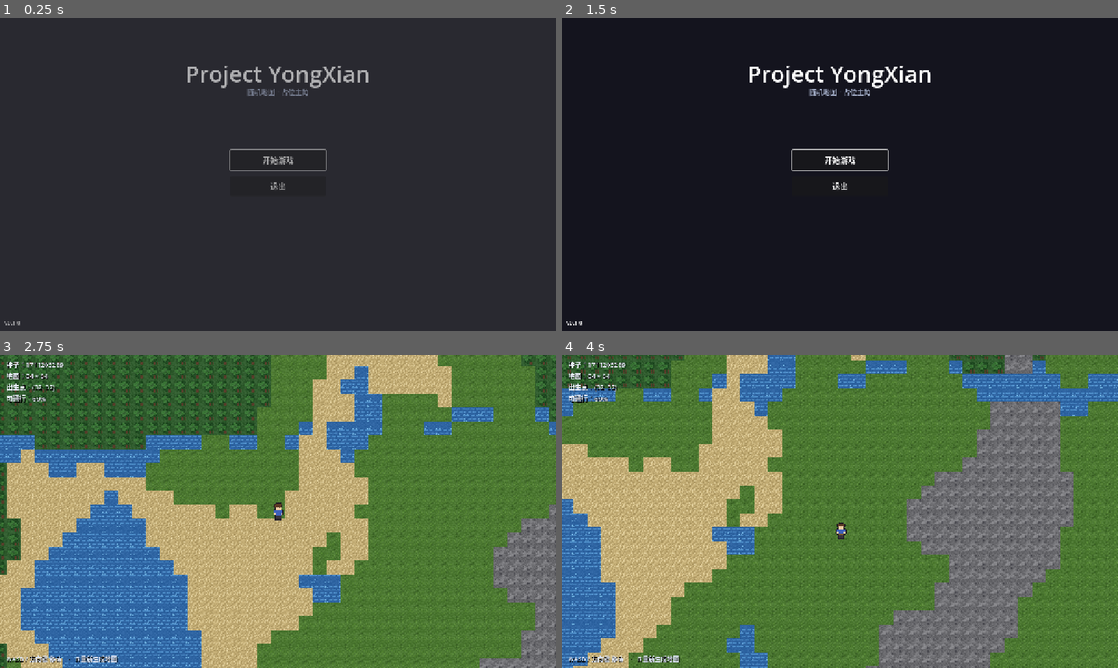
Above: before the commit, frames 1-4 (two rows, left to right).
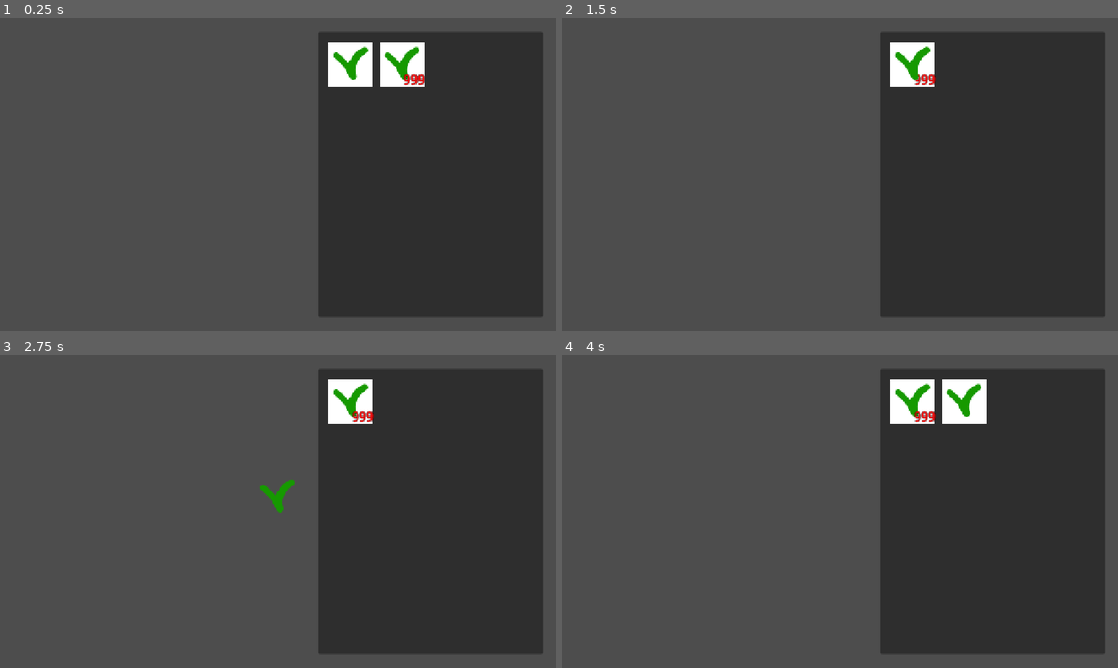
Above: after the commit, the same moments.

Repository: tabew/Project_YongXian
Game: Godot game, scene res://test/test.tscn
The game is run twice, just before and just after one commit, with the same random seed, the same clock (stepped at 60 frames per second) and the same inputs. Before the commit the project starts from res://scenes/menus/main_menu.tscn.
Inputs (mouse positions are in pixels of both pictures, inside the frame that each line leads up to):
- Up to frame 1 (0.25 s): no input
- Up to frame 2 (1.5 s): click (990, 174) at 0.52 s; click (912, 64) at 1.27 s
- Up to frame 3 (2.75 s): click (278, 495) at 2 s, where only the run before the commit has a clickable "开始游戏"
- Up to frame 4 (4 s): move the mouse to (962, 495) at 2.77 s; hold D (move_right) 2.78-3.53 s; click (962, 495) at 2.92 s; move the mouse to (728, 527) at 3.52 s; hold S (move_down) from 3.53 s (still down); click (728, 527) at 3.67 s

The runs differ from the first frame. In frame 1, 65% of the frame differs, in the area x 0-100%, y 0-100%; in frame 2, 100%; in frame 3, 98%; in frame 4, 100%.

Commit message:
加入背包管理，物品数据，材料数据脚本

Diff:
--- a/project.godot
+++ b/project.godot
@@ -13,7 +13,7 @@
 config/name="Project YongXian"
 config/description="使用 Godot 开发的游戏项目。"
 config/version="0.1.0"
-run/main_scene="res://scenes/menus/main_menu.tscn"
+run/main_scene="uid://biogohyf72s1a"
 config/features=PackedStringArray("4.7", "Forward Plus")
 config/icon="res://icon.svg"
 
@@ -30,11 +30,19 @@
 window/stretch/mode="canvas_items"
 window/stretch/aspect="expand"
 
+[dotnet]
+
+project/assembly_name="Project YongXian"
+
 [gdscript]
 
 warnings/untyped_declaration=2
 warnings/inferred_declaration=1
 warnings/return_value_discarded=1
+
+[global_group]
+
+ingredients=""
 
 [input]
 
--- /dev/null
+++ b/resources/inventory/inventory.tres
@@ -0,0 +1,15 @@
+[gd_resource type="Resource" script_class="Inventory" format=3 uid="uid://non3ac5ccv1p"]
+
+[ext_resource type="Script" uid="uid://bnhtavp4f1a7r" path="res://scripts/inventory/inventory.gd" id="1_3wndl"]
+[ext_resource type="Script" uid="uid://basv57d51ddac" path="res://scripts/items/item_data.gd" id="1_ap6wp"]
+[ext_resource type="Resource" uid="uid://0o07321sh6g1" path="res://resources/items/ingredients/herb.tres" id="2_ap6wp"]
+[ext_resource type="Resource" uid="uid://ey8i0ae0npht" path="res://resources/items/ingredients/testherb.tres" id="3_dl6u7"]
+
+[resource]
+script = ExtResource("1_3wndl")
+has_items = Array[ExtResource("1_ap6wp")]([ExtResource("2_ap6wp"), ExtResource("3_dl6u7")])
+items = Dictionary[ExtResource("1_ap6wp"), int]({
+ExtResource("2_ap6wp"): 1,
+ExtResource("3_dl6u7"): 999
+})
+metadata/_custom_type_script = "uid://bnhtavp4f1a7r"
--- /dev/null
+++ b/resources/items/ingredients/herb.tres
@@ -0,0 +1,10 @@
+[gd_resource type="Resource" script_class="IngredientData" format=3 uid="uid://0o07321sh6g1"]
+
+[ext_resource type="Script" uid="uid://64jcv2bm81fk" path="res://scripts/items/ingredients/ingredient_data.gd" id="1_j1o5l"]
+[ext_resource type="Texture2D" uid="uid://cpme3kgbjvlf0" path="res://assets/items/ingredients/herb.png" id="2_mb1bl"]
+
+[resource]
+script = ExtResource("1_j1o5l")
+name = "herb"
+texture = ExtResource("2_mb1bl")
+metadata/_custom_type_script = "uid://64jcv2bm81fk"
--- /dev/null
+++ b/resources/items/ingredients/testherb.tres
@@ -0,0 +1,11 @@
+[gd_resource type="Resource" script_class="IngredientData" format=3 uid="uid://ey8i0ae0npht"]
+
+[ext_resource type="Script" uid="uid://64jcv2bm81fk" path="res://scripts/items/ingredients/ingredient_data.gd" id="1_m5qgs"]
+[ext_resource type="Texture2D" uid="uid://cpme3kgbjvlf0" path="res://assets/items/ingredients/herb.png" id="2_udxms"]
+
+[resource]
+script = ExtResource("1_m5qgs")
+id = 1
+name = "test"
+texture = ExtResource("2_udxms")
+metadata/_custom_type_script = "uid://64jcv2bm81fk"
--- a/resources/terrain_tileset.tres
+++ b/resources/terrain_tileset.tres
@@ -1,10 +1,9 @@
-[gd_resource type="TileSet" load_steps=3 format=3]
+[gd_resource type="TileSet" format=3 uid="uid://dmoqul2d63aig"]
 
-[ext_resource type="Texture2D" path="res://assets/terrain_tiles.png" id="1_terrain"]
+[ext_resource type="Texture2D" uid="uid://cnokj0d2nyhhk" path="res://assets/terrain_tiles.png" id="1_terrain"]
 
 [sub_resource type="TileSetAtlasSource" id="TileSetAtlasSource_terrain"]
 texture = ExtResource("1_terrain")
-texture_region_size = Vector2i(16, 16)
 0:0/0 = 0
 0:1/0 = 0
 0:2/0 = 0
@@ -13,5 +12,4 @@
 0:5/0 = 0
 
 [resource]
-tile_size = Vector2i(16, 16)
 sources/0 = SubResource("TileSetAtlasSource_terrain")
--- /dev/null
+++ b/scenes/alchemy/cauldon.tscn
@@ -0,0 +1,32 @@
+[gd_scene format=3 uid="uid://cucs5cwgdhwgx"]
+
+[ext_resource type="Script" uid="uid://buvv57kkrd03k" path="res://scripts/alchemy/cauldon.gd" id="1_2iyb1"]
+[ext_resource type="Texture2D" uid="uid://cwy7wkje1rxq0" path="res://assets/items/cauldon.png" id="1_8uf1t"]
+
+[sub_resource type="CapsuleShape2D" id="CapsuleShape2D_530h6"]
+radius = 168.0
+height = 426.0
+
+[node name="Cauldon" type="StaticBody2D" unique_id=1136608732]
+script = ExtResource("1_2iyb1")
+
+[node name="Sprite2D" type="Sprite2D" parent="." unique_id=1046026505]
+texture = ExtResource("1_8uf1t")
+
+[node name="CollisionPolygon2D" type="CollisionPolygon2D" parent="." unique_id=493770000]
+polygon = PackedVector2Array(-151, -227, -188, -217, -159, -144, -218, -48, -222, 73, -145, 187, -125, 167, -176, 99, -186, -11, -121, -117)
+
+[node name="CollisionPolygon2D2" type="CollisionPolygon2D" parent="." unique_id=1055594157]
+polygon = PackedVector2Array(-126, 166, -144, 186, -79, 226, -2, 243, 88, 226, 166, 178, 145, 159, 76, 202, 1, 218, -79, 202)
+
+[node name="CollisionPolygon2D3" type="CollisionPolygon2D" parent="." unique_id=122920886]
+polygon = PackedVector2Array(175, -232, 118, -124, 178, -54, 201, 54, 174, 125, 147, 160, 163, 178, 218, 102, 230, -1, 209, -83, 176, -129, 203, -212)
+
+[node name="Area2D" type="Area2D" parent="." unique_id=778814247]
+
+[node name="CollisionShape2D" type="CollisionShape2D" parent="Area2D" unique_id=731534441]
+position = Vector2(3, 46)
+rotation = 1.5707964
+shape = SubResource("CapsuleShape2D_530h6")
+
+[connection signal="body_entered" from="Area2D" to="." method="_get_ingredients"]
--- /dev/null
+++ b/scenes/items/ingredients/herb.tscn
@@ -0,0 +1,20 @@
+[gd_scene format=3 uid="uid://dl5eend37uql3"]
+
+[ext_resource type="Texture2D" uid="uid://cpme3kgbjvlf0" path="res://assets/items/ingredients/herb.png" id="1_cnamo"]
+
+[sub_resource type="CircleShape2D" id="CircleShape2D_wp5od"]
+radius = 30.016663
+
+[node name="Herb" type="RigidBody2D" unique_id=1692393132]
+
+[node name="Sprite2D" type="Sprite2D" parent="." unique_id=882047740]
+texture = ExtResource("1_cnamo")
+
+[node name="CollisionPolygon2D" type="CollisionPolygon2D" parent="." unique_id=1857158992]
+polygon = PackedVector2Array(-38, -15, -29, -25, -4, -2, 12, -24, 29, -34, 37, -27, 13, -1, 13, 29, 4, 35, -12, 11)
+
+[node name="Area2D" type="Area2D" parent="." unique_id=1303590421]
+
+[node name="CollisionShape2D" type="CollisionShape2D" parent="Area2D" unique_id=330164019]
+position = Vector2(0, -5)
+shape = SubResource("CircleShape2D_wp5od")
--- /dev/null
+++ b/scenes/ui/inventory/alchemical_ui.tscn
@@ -0,0 +1,47 @@
+[gd_scene format=3 uid="uid://bikx21x3xhux2"]
+
+[ext_resource type="Script" uid="uid://5v0nsfvfjebh" path="res://scripts/inventory/alchemical_ui.gd" id="1_wpcrx"]
+
+[node name="AlchemicalUi" type="Button" unique_id=1788431181]
+self_modulate = Color(1, 1, 1, 0)
+anchors_preset = 6
+anchor_left = 1.0
+anchor_top = 0.5
+anchor_right = 1.0
+anchor_bottom = 0.5
+offset_left = -548.0
+offset_top = -328.0
+offset_right = -224.0
+offset_bottom = 82.0
+grow_horizontal = 0
+grow_vertical = 2
+scale = Vector2(1.6, 1.6)
+script = ExtResource("1_wpcrx")
+
+[node name="PanelContainer" type="PanelContainer" parent="." unique_id=896010628]
+layout_mode = 1
+offset_right = 324.0
+offset_bottom = 410.0
+mouse_filter = 2
+
+[node name="MarginContainer" type="MarginContainer" parent="PanelContainer" unique_id=1618779690]
+layout_mode = 2
+mouse_filter = 2
+theme_override_constants/margin_left = 15
+theme_override_constants/margin_top = 15
+theme_override_constants/margin_right = 15
+theme_override_constants/margin_bottom = 15
+
+[node name="ScrollContainer" type="ScrollContainer" parent="PanelContainer/MarginContainer" unique_id=1242501369]
+layout_mode = 2
+horizontal_scroll_mode = 0
+
+[node name="BagSlotContainer" type="GridContainer" parent="PanelContainer/MarginContainer/ScrollContainer" unique_id=1505827372]
+custom_minimum_size = Vector2(286, 0)
+custom_maximum_size = Vector2(286, -1)
+layout_mode = 2
+theme_override_constants/h_separation = 10
+theme_override_constants/v_separation = 15
+columns = 4
+
+[connection signal="gui_input" from="." to="." method="_on_gui_input"]
--- /dev/null
+++ b/scenes/ui/inventory/bag_ui.tscn
@@ -0,0 +1,55 @@
+[gd_scene format=3 uid="uid://c3w4yyisbn18w"]
+
+[ext_resource type="Script" uid="uid://dr1sdfqoa8ar4" path="res://scripts/inventory/bag_ui.gd" id="1_07fns"]
+
+[node name="BagUi" type="Button" unique_id=258613748]
+self_modulate = Color(1, 1, 1, 0)
+anchors_preset = 8
+anchor_left = 0.5
+anchor_top = 0.5
+anchor_right = 0.5
+anchor_bottom = 0.5
+offset_left = -343.0
+offset_top = -165.5
+offset_right = 343.0
+offset_bottom = 165.5
+grow_horizontal = 2
+grow_vertical = 2
+script = ExtResource("1_07fns")
+
+[node name="PanelContainer" type="PanelContainer" parent="." unique_id=1700129393]
+layout_mode = 1
+anchors_preset = 8
+anchor_left = 0.5
+anchor_top = 0.5
+anchor_right = 0.5
+anchor_bottom = 0.5
+offset_left = -343.0
+offset_top = -165.5
+offset_right = 343.0
+offset_bottom = 165.5
+grow_horizontal = 2
+grow_vertical = 2
+mouse_filter = 2
+
+[node name="MarginContainer" type="MarginContainer" parent="PanelContainer" unique_id=1960808044]
+layout_mode = 2
+mouse_filter = 2
+theme_override_constants/margin_left = 15
+theme_override_constants/margin_top = 15
+theme_override_constants/margin_right = 15
+theme_override_constants/margin_bottom = 15
+
+[node name="ScrollContainer" type="ScrollContainer" parent="PanelContainer/MarginContainer" unique_id=1274073533]
+layout_mode = 2
+horizontal_scroll_mode = 0
+
+[node name="BagSlotContainer" type="GridContainer" parent="PanelContainer/MarginContainer/ScrollContainer" unique_id=853327853]
+custom_minimum_size = Vector2(656, 0)
+custom_maximum_size = Vector2(656, -1)
+layout_mode = 2
+theme_override_constants/h_separation = 10
+theme_override_constants/v_separation = 15
+columns = 9
+
+[connection signal="gui_input" from="." to="." method="_on_gui_input"]
--- /dev/null
+++ b/scenes/ui/inventory/slot_button.tscn
@@ -0,0 +1,33 @@
+[gd_scene format=3 uid="uid://crsq0wvmhgi63"]
+
+[ext_resource type="Script" uid="uid://djbordwq4kxkl" path="res://scripts/inventory/slot_button.gd" id="1_0kbok"]
+
+[node name="SlotButton" type="Button" unique_id=941150921]
+self_modulate = Color(1, 1, 1, 0)
+custom_minimum_size = Vector2(64, 64)
+offset_right = 64.0
+offset_bottom = 64.0
+script = ExtResource("1_0kbok")
+
+[node name="WaitforImage" type="ColorRect" parent="." unique_id=767410482]
+layout_mode = 0
+offset_right = 64.0
+offset_bottom = 64.0
+mouse_filter = 2
+
+[node name="CenterContainer" type="CenterContainer" parent="WaitforImage" unique_id=1645783555]
+layout_mode = 1
+anchors_preset = 8
+anchor_left = 0.5
+anchor_top = 0.5
+anchor_right = 0.5
+anchor_bottom = 0.5
+offset_left = -24.0
+offset_top = -24.0
+offset_right = 24.0
+offset_bottom = 24.0
+grow_horizontal = 2
+grow_vertical = 2
+mouse_filter = 2
+
+[connection signal="gui_input" from="." to="." method="_on_gui_input"]
--- /dev/null
+++ b/scenes/ui/inventory/slot_item.tscn
@@ -0,0 +1,36 @@
+[gd_scene format=3 uid="uid://bl88m473qw5s6"]
+
+[ext_resource type="Script" uid="uid://beik12il45io6" path="res://scripts/inventory/slot_item.gd" id="1_4u4ee"]
+
+[node name="SlotItem" type="Control" unique_id=1964065137]
+layout_mode = 3
+anchors_preset = 0
+script = ExtResource("1_4u4ee")
+
+[node name="ItemTexture" type="TextureRect" parent="." unique_id=208282667]
+layout_mode = 1
+anchors_preset = 8
+anchor_left = 0.5
+anchor_top = 0.5
+anchor_right = 0.5
+anchor_bottom = 0.5
+offset_left = -26.000002
+offset_top = -27.0
+offset_right = 102.0
+offset_bottom = 101.0
+grow_horizontal = 2
+grow_vertical = 2
+scale = Vector2(0.39999968, 0.39999968)
+mouse_filter = 2
+
+[node name="AmountLabel" type="Label" parent="." unique_id=650801863]
+modulate = Color(1, 0, 0, 1)
+layout_mode = 0
+offset_left = -11.0
+offset_top = 9.0
+offset_right = 29.0
+offset_bottom = 32.0
+scale = Vector2(1.086389, 1.086389)
+theme_override_constants/outline_size = 3
+text = "95"
+horizontal_alignment = 2
--- /dev/null
+++ b/scripts/alchemical_attribute/alchemical_data.gd
@@ -0,0 +1,18 @@
+class_name AlchemicalData
+extends Resource
+
+##炼金属性，参与反应，也可以直接产生效果
+
+##效果等级，最低0级，最高参考maxLevel，等级不影响效果时长。
+##无法强化的属性默认0级，原料具有的效果一般为0级，具有等级的药水效果1级起步
+var level:int = 0;
+##最大效果等级，无法强化的默认0级,一般效果最高暂定3级
+var max_level:int = 0;
+
+##反应函数，实现A+B=C+D，如果A为反应主体，那么该函数由反应主体A执行
+func interact(attribute:Array[AlchemicalData]) -> void:
+	pass
+
+##产生使用效果
+func use_effect(object:Node) -> void:
+	pass
--- /dev/null
+++ b/scripts/alchemical_attribute/heal.gd
@@ -0,0 +1,9 @@
+class_name Heal
+extends AlchemicalData
+
+func _init(set_level:int) -> void:
+	level = set_level
+	max_level = 3
+
+func use_effect(object:Node) -> void:
+	pass
--- /dev/null
+++ b/scripts/alchemy/cauldon.gd
@@ -0,0 +1,6 @@
+extends StaticBody2D
+
+var ingredients:Array[IngredientData];
+
+func _get_ingredients(body: Node2D) -> void:
+	pass
--- /dev/null
+++ b/scripts/inventory/alchemical_ui.gd
@@ -0,0 +1 @@
+extends BagUI
--- /dev/null
+++ b/scripts/inventory/bag_ui.gd
@@ -0,0 +1,88 @@
+extends Button
+
+class_name BagUI
+##背包ui，同步背包数据并显示和提供交互
+
+@onready var bag_slot_container:GridContainer = $PanelContainer/MarginContainer/ScrollContainer/BagSlotContainer
+
+@onready var item_for_button:Dictionary[ItemData,SlotButton]
+
+@onready var inventory:Inventory = preload("res://resources/inventory/inventory.tres") #背包数据
+@onready var slot_button:PackedScene = preload("res://scenes/ui/inventory/slot_button.tscn") #格子场景
+@onready var slot_item:PackedScene = preload("res://scenes/ui/inventory/slot_item.tscn") #物品图标
+
+var mouse_item:SlotItem = null #当前鼠标持有的物品
+
+func _ready() -> void:
+	button_mask = MOUSE_BUTTON_MASK_LEFT
+
+	inventory.inventory_update.connect(bag_update)
+
+	bag_update()
+
+##背包更新函数，同步背包数据
+func bag_update() ->void:
+	#加载背包内物品
+	for i in range(inventory.has_items.size()):
+		var item:ItemData = inventory.has_items[i]
+
+		#判断是否已经加载了背包中的某个物品，已加载则跳过
+		if item_for_button.has(item):
+			continue
+
+		var slot_item_:SlotItem = slot_item.instantiate()
+		var slot_node: SlotButton = slot_button.instantiate()
+
+		slot_item_.item = item
+		slot_item_.count = inventory.items[item]
+
+		bag_slot_container.add_child(slot_node)
+		slot_node.mouse_button_left_press.connect(mouse_left_slot_button.bind(slot_node))
+		slot_node.has_been_free.connect(remove_button.bind(item))
+		slot_node.slot_insert(slot_item_)
+
+		item_for_button[item] = slot_node
+
+##格子左键操作,拿取物品
+func mouse_left_slot_button(slot_button_:SlotButton)->void:
+	if !mouse_item:
+
+		mouse_item = slot_button_.take_item(inventory)
+
+		add_child(mouse_item)
+		mouse_item.slot_item_update()
+
+		item_follow_mouse()
+
+##格子被释放
+func remove_button(item:ItemData)->void:
+	item_for_button.erase(item)
+
+##物品放入背包
+func _on_gui_input(event: InputEvent) -> void:
+	if mouse_item:
+		if event is InputEventMouseButton:
+			if event.button_index == MOUSE_BUTTON_LEFT and event.pressed:
+
+				remove_child(mouse_item)
+
+				if item_for_button.has(mouse_item.item):
+					item_for_button[mouse_item.item].put_item(inventory,mouse_item)
+
+				else:
+					var add_item = mouse_item.duplicate()
+					inventory.add_item(add_item.item,add_item.count)
+
+				mouse_item.queue_free()
+
+
+##物品跟随光标函数
+func item_follow_mouse() ->void:
+	if !mouse_item:
+		return
+
+	mouse_item.global_position = get_global_mouse_position()
+
+#输入事件函数
+func _input(event: InputEvent) -> void:
+	item_follow_mouse()
--- /dev/null
+++ b/scripts/inventory/inventory.gd
@@ -0,0 +1,35 @@
+extends Resource
+
+class_name Inventory
+##背包数据资源，只用于存储背包数据
+
+signal inventory_update
+
+@export var has_items:Array[ItemData]
+##物品和数量的字典
+@export var items:Dictionary[ItemData,int]
+
+##移除物品函数
+func remove_item(item:ItemData,num:int = 1) ->void:
+
+    if !has_items.has(item):return #没有该物品，退出函数
+
+    items[item] -= num
+
+    if items[item] <= 0:
+        has_items.erase(item)
+        items.erase(item) #全部拿完，背包中失去该物品
+
+    inventory_update.emit()
+
+##增加物品函数
+func add_item(item:ItemData,num:int)->void:
+
+    if !has_items.has(item):
+        has_items.append(item)
+        items[item] = num #没有该物品
+
+    else:
+        items[item] += num
+
+    inventory_update.emit()
--- /dev/null
+++ b/scripts/inventory/slot.gd
@@ -0,0 +1,11 @@
+extends Resource
+
+class_name Slot
+##背包格子数据脚本，包含物品种类及数量
+
+func _init(item_:ItemData = null,count_:int = 1) -> void:
+	item = item_
+	count = count_
+
+@export var item:ItemData = null #物品类型
+@export var count:int = 0 #数量
--- /dev/null
+++ b/scripts/inventory/slot_button.gd
@@ -0,0 +1,60 @@
+extends Button
+
+##背包格子脚本
+
+class_name SlotButton
+
+signal mouse_button_left_press
+signal mouse_button_right_press
+signal has_been_free
+
+@onready var center_container:CenterContainer = $WaitforImage/CenterContainer
+@onready var background:ColorRect = $WaitforImage
+
+var slot_item:SlotItem;
+
+func  _ready() -> void:
+	button_mask = MOUSE_BUTTON_MASK_LEFT | MOUSE_BUTTON_RIGHT
+
+
+##物品插入函数
+func  slot_insert(SI:SlotItem)->void:
+	slot_item = SI
+	center_container.add_child(slot_item)
+	slot_item.slot_item_update()
+
+#接收鼠标左右键
+func _on_gui_input(event: InputEvent) -> void:
+	if event is InputEventMouseButton:
+		if event.button_index == MOUSE_BUTTON_LEFT and event.pressed:
+			mouse_button_left_press.emit()
+
+		elif event.button_index == MOUSE_BUTTON_RIGHT and event.pressed:
+			mouse_button_right_press.emit()
+
+##拿取物品
+func take_item(inventory:Inventory,num:int = 1) -> SlotItem:
+
+	inventory.remove_item(slot_item.item,num)
+
+	slot_item.count -= num
+
+	if slot_item.count <= 0:
+		has_been_free.emit()
+		center_container.remove_child(slot_item)
+		queue_free()
+
+	slot_item.slot_item_update()
+
+	var mouse_slot_item:SlotItem = slot_item.duplicate()
+	mouse_slot_item.count = 1
+
+	return mouse_slot_item
+
+func put_item(inventory:Inventory,mouse_item:SlotItem) -> void:
+
+	inventory.add_item(mouse_item.item,mouse_item.count)
+
+	slot_item.count += mouse_item.count
+
+	slot_item.slot_item_update()
--- /dev/null
+++ b/scripts/inventory/slot_item.gd
@@ -0,0 +1,28 @@
+extends Control
+
+class_name SlotItem
+
+##背包内物品图标数量显示
+
+@onready var item_texture: TextureRect = $ItemTexture
+@onready var amount_label:Label = $AmountLabel
+
+@export var item:ItemData = null #物品类型
+@export var count:int = 0 #数量
+
+func _init(item_:ItemData = null,count_:int = 1) -> void:
+	item = item_
+	count = count_
+
+##物品显示更新函数，更新数量和图标
+func slot_item_update()->void:
+	if !item: return
+
+	item_texture.visible = true
+	item_texture.texture = item.texture
+
+	if count >1:
+		amount_label.visible = true
+		amount_label.text = str(count)
+	else :
+		amount_label.visible = false
--- /dev/null
+++ b/scripts/items/ingredients/herb.gd
@@ -0,0 +1,4 @@
+extends IngredientData
+
+func _init() -> void:
+	alchemical_attribute = [Heal.new(0)]
--- /dev/null
+++ b/scripts/items/ingredients/ingredient_data.gd
@@ -0,0 +1,9 @@
+class_name IngredientData
+extends ItemData
+
+##具有的炼金属性，类型为array[AlchemicalData]
+var alchemical_attribute:Array[AlchemicalData] = []
+##具有的物理属性，类型为array[AlchemicalData]
+var physical_attribute:Array[PhysicalData] = []
+
+var can_be_used:bool = false
--- /dev/null
+++ b/scripts/items/item_data.gd
@@ -0,0 +1,11 @@
+class_name ItemData
+extends Resource
+##物品数据模板
+
+@export var id:int #物品id
+@export var name:String #物品名称
+@export var texture:Texture2D #物品图标
+@export var max_stack:int = 999 #最大堆叠数
+
+func use() -> void:
+	pass
--- /dev/null
+++ b/scripts/physical_attribute/physical_data.gd
@@ -0,0 +1,9 @@
+class_name PhysicalData
+extends Resource
+
+##物理属性模板(导电，有弹性等)，参与物理互动，不参与反应。
+##物理属性一般不会单独变化
+
+##物理交互
+func interact() -> void:
+	pass
--- /dev/null
+++ b/test/test.tscn
@@ -0,0 +1,19 @@
+[gd_scene format=3 uid="uid://biogohyf72s1a"]
+
+[ext_resource type="PackedScene" uid="uid://c3w4yyisbn18w" path="res://scenes/ui/inventory/bag_ui.tscn" id="1_vq6m5"]
+[ext_resource type="PackedScene" uid="uid://bikx21x3xhux2" path="res://scenes/ui/inventory/alchemical_ui.tscn" id="2_tl1hq"]
+[ext_resource type="PackedScene" uid="uid://cucs5cwgdhwgx" path="res://scenes/alchemy/cauldon.tscn" id="3_65205"]
+
+[node name="Test" type="Node2D" unique_id=998646551]
+
+[node name="CanvasLayer" type="CanvasLayer" parent="." unique_id=1890464144]
+
+[node name="BagUi" parent="CanvasLayer" unique_id=905817709 instance=ExtResource("1_vq6m5")]
+visible = false
+
+[node name="AlchemicalUi" parent="CanvasLayer" unique_id=119825343 instance=ExtResource("2_tl1hq")]
+
+[node name="Cauldon" parent="." unique_id=1136608732 instance=ExtResource("3_65205")]
+visible = false
+position = Vector2(350, 400)
+scale = Vector2(1.36, 1.28)
Binary file added: assets/items/cauldon.png
Not shown, added: assets/items/cauldon.png.import
Binary file added: assets/items/ingredients/herb.png
Not shown, added: assets/items/ingredients/herb.png.import
Not shown, added: scripts/alchemical_attribute/alchemical_data.gd.uid
Not shown, added: scripts/alchemical_attribute/heal.gd.uid
Not shown, added: scripts/alchemy/cauldon.gd.uid
Not shown, added: scripts/inventory/alchemical_ui.gd.uid
Not shown, added: scripts/inventory/bag_ui.gd.uid
Not shown, added: scripts/inventory/inventory.gd.uid
Not shown, added: scripts/inventory/slot.gd.uid
Not shown, added: scripts/inventory/slot_button.gd.uid
(and 5 more such lines)
